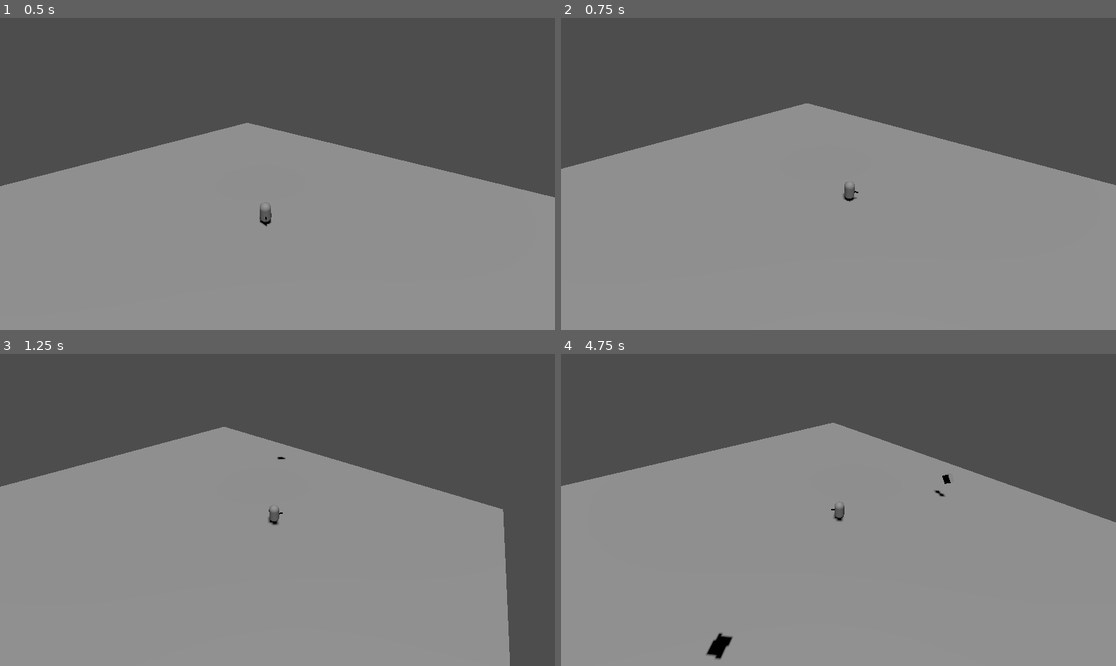
Above: before the commit, frames 1-4 (two rows, left to right).
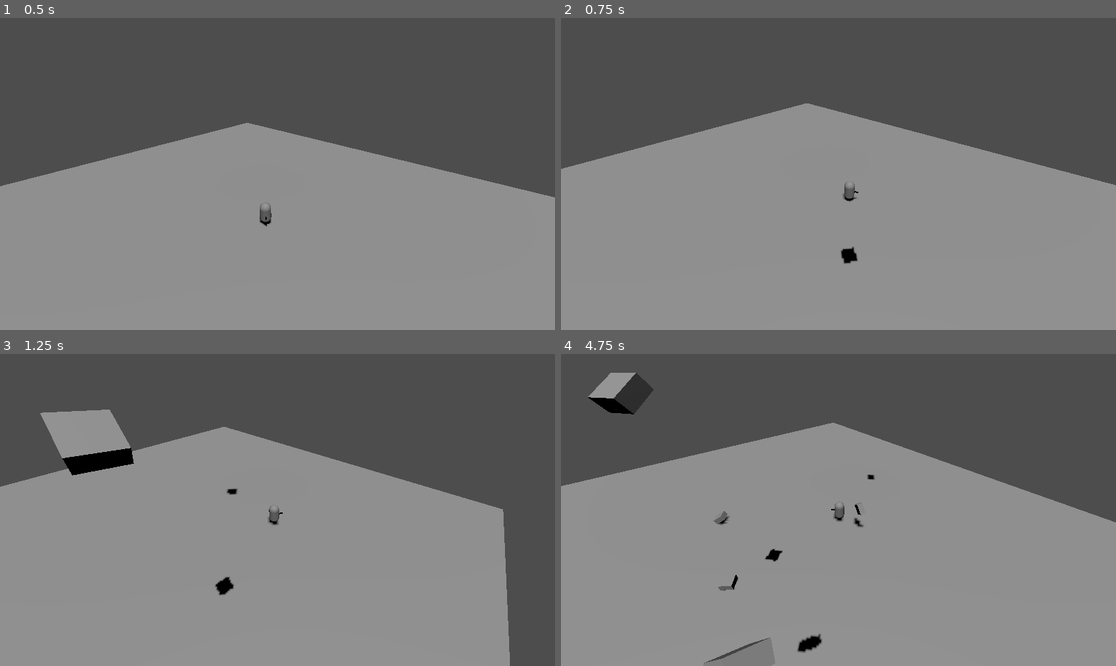
Above: after the commit, the same moments.

Repository: NopksForge/auth-slash
Game: Godot game, scene res://scenes/levels/practice_room/practice_room.tscn
The game is run twice, just before and just after one commit, with the same random seed, the same clock (stepped at 60 frames per second) and the same inputs. Before the commit the project starts from res://levels/practice_room/practice_room.tscn.
Inputs:
- Up to frame 1 (0.5 s): no input
- Up to frame 2 (0.75 s): hold D (move_right) from 0.53 s (still down); tap Space (move_dash) at 0.6 s
- Up to frame 3 (1.25 s): keep holding D (move_right)
- Up to frame 4 (4.75 s): release D (move_right) at 1.28 s; hold S (move_down) 1.28-2.03 s; tap Space (move_dash) every 0.75 s from 1.35 to 4.35 s; hold D (move_right) 2.03-2.78 s; hold W (move_up) 2.78-3.53 s; hold A (move_left) from 3.53 s (still down)

Frame 1 is identical in both runs. In frame 2, 0.1% of the frame differs, in the area x 50-54%, y 73-79%; in frame 3, 2.6%, in the area x 7-52%, y 17-78%; in frame 4, 1.9%.

Commit message:
update folder structure

Diff:
--- a/project.godot
+++ b/project.godot
@@ -11,7 +11,7 @@
 [application]
 
 config/name="PTPASS_adv"
-run/main_scene="res://levels/practice_room/practice_room.tscn"
+run/main_scene="res://scenes/levels/practice_room/practice_room.tscn"
 config/features=PackedStringArray("4.3", "GL Compatibility")
 config/icon="res://icon.svg"
 
--- a/levels/practice_room/practice_room.tscn
+++ b/scenes/levels/practice_room/practice_room.tscn
@@ -1,10 +1,10 @@
 [gd_scene load_steps=8 format=3 uid="uid://coyd7blrkj2f8"]
 
-[ext_resource type="Script" path="res://levels/practice_room/camera_rig.gd" id="1_6g22g"]
-[ext_resource type="Script" path="res://levels/practice_room/floor.gd" id="2_8ebd8"]
+[ext_resource type="Script" path="res://scenes/prefebs/camera_rig/camera_rig.gd" id="1_6g22g"]
+[ext_resource type="Script" path="res://scenes/prefebs/floor/floor.gd" id="2_8ebd8"]
 [ext_resource type="PackedScene" uid="uid://dvkiaxspfn6cj" path="res://characters/Players/Stave.tscn" id="2_cfoec"]
-[ext_resource type="Script" path="res://levels/practice_room/boxs_rain.gd" id="3_yldo7"]
-[ext_resource type="PackedScene" uid="uid://ggjqnr7jy424" path="res://levels/practice_room/box.tscn" id="5_ukn1i"]
+[ext_resource type="Script" path="res://scenes/prefebs/box_rain/boxs_rain.gd" id="3_yldo7"]
+[ext_resource type="PackedScene" uid="uid://ggjqnr7jy424" path="res://scenes/prefebs/box/box.tscn" id="5_ukn1i"]
 
 [sub_resource type="BoxMesh" id="BoxMesh_7e2qp"]
 size = Vector3(50, 1, 50)
@@ -19,7 +19,7 @@
 
 [node name="Camera" type="Camera3D" parent="CameraRig"]
 
-[node name="Floor" type="StaticBody3D" parent="." groups=["ground"]]
+[node name="Floor" type="StaticBody3D" parent="."]
 transform = Transform3D(0.707107, 0, 0.707107, 0, 1, 0, -0.707107, 0, 0.707107, 0, -0.5, 0)
 script = ExtResource("2_8ebd8")
 metadata/_edit_group_ = true
--- a/levels/practice_room/box.gd
+++ b/scenes/prefebs/box/box.gd
@@ -3,8 +3,11 @@
 signal box_destroyed(box: Node3D)
 
 @export var destruction_delay: float = 0.2
+@export var stop_threshold: float = 0.1
+@export var check_time: float = 0.5
 
 var is_being_destroyed: bool = false
+var stop_timer: float = 0.0
 
 func _ready():
 	# Enable contact monitoring for collision detection
@@ -24,14 +27,19 @@
 		randf_range(-1, 1)
 	)
 
-func _physics_process(_delta):
+func _physics_process(delta: float):
 	if is_being_destroyed:
 		return
 
 	# Check for collision with ground
 	var colliding_bodies = get_colliding_bodies()
 	if colliding_bodies.size() > 0:
-		destroy()
+		if linear_velocity.length() < stop_threshold:
+			stop_timer += delta
+			if stop_timer >= check_time:
+				destroy()
+		else:
+			stop_timer = 0.0
 
 func destroy():
 	if is_being_destroyed:
--- a/levels/practice_room/Box.tscn
+++ b/scenes/prefebs/box/box.tscn
@@ -1,6 +1,6 @@
 [gd_scene load_steps=4 format=3 uid="uid://ggjqnr7jy424"]
 
-[ext_resource type="Script" path="res://levels/practice_room/box.gd" id="1_wx7rl"]
+[ext_resource type="Script" path="res://scenes/prefebs/box/box.gd" id="1_wx7rl"]
 
 [sub_resource type="BoxMesh" id="BoxMesh_jnvbi"]
 size = Vector3(1, 0.5, 1)
--- a/levels/practice_room/boxs_rain.gd
+++ b/scenes/prefebs/box_rain/boxs_rain.gd
@@ -1,7 +1,7 @@
 extends Node3D
 
 @export var box_scene: PackedScene  # Reference to the Box scene
-@export var spawn_area_size: Vector2 = Vector2(50, 50)  # Width and Length of spawn area
+@export var spawn_area_size: Vector2 = Vector2(20, 20)  # Width and Length of spawn area
 @export var spawn_height: float = 15.0  # Height at which boxes spawn
 @export var spawn_interval: float = 0.5  # Time between spawns
 @export var max_boxes: int = 50  # Maximum number of boxes at once
Renamed: levels/practice_room/camera_rig.gd -> scenes/prefebs/camera_rig/camera_rig.gd
Renamed: levels/practice_room/floor.gd -> scenes/prefebs/floor/floor.gd
Not shown, removed: levels/practice_room/pra97B0.tmp
